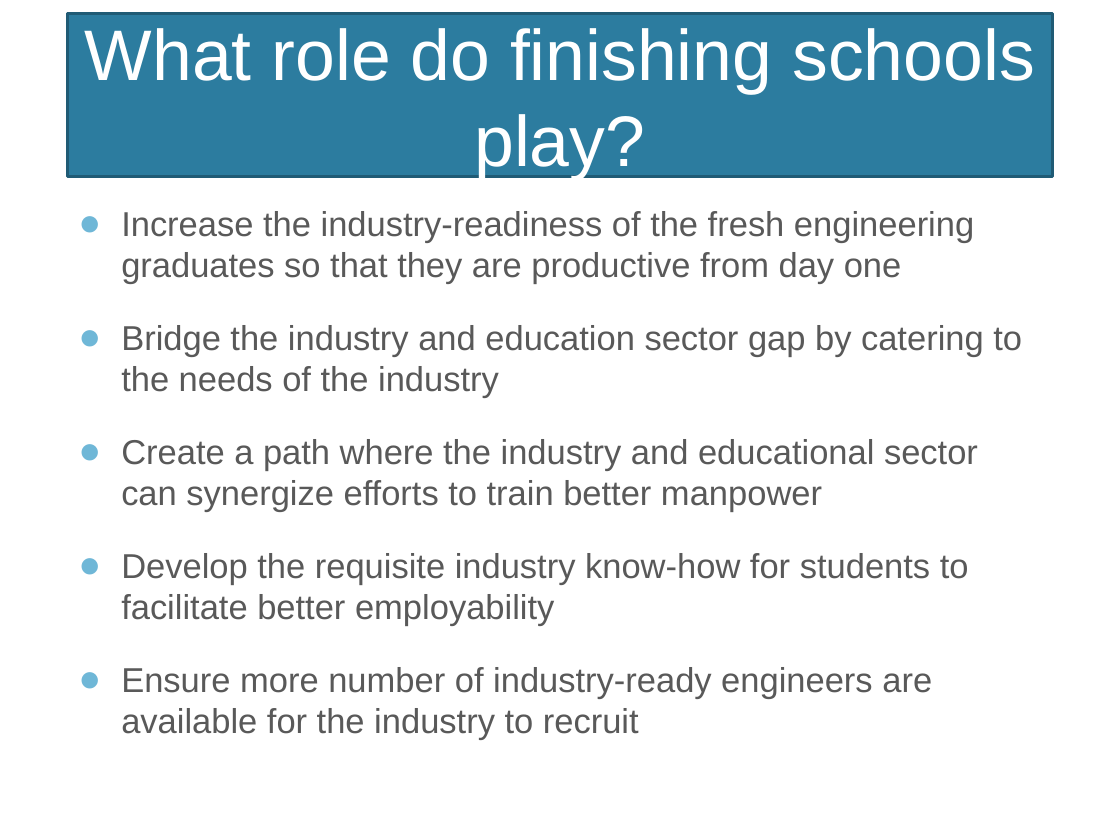
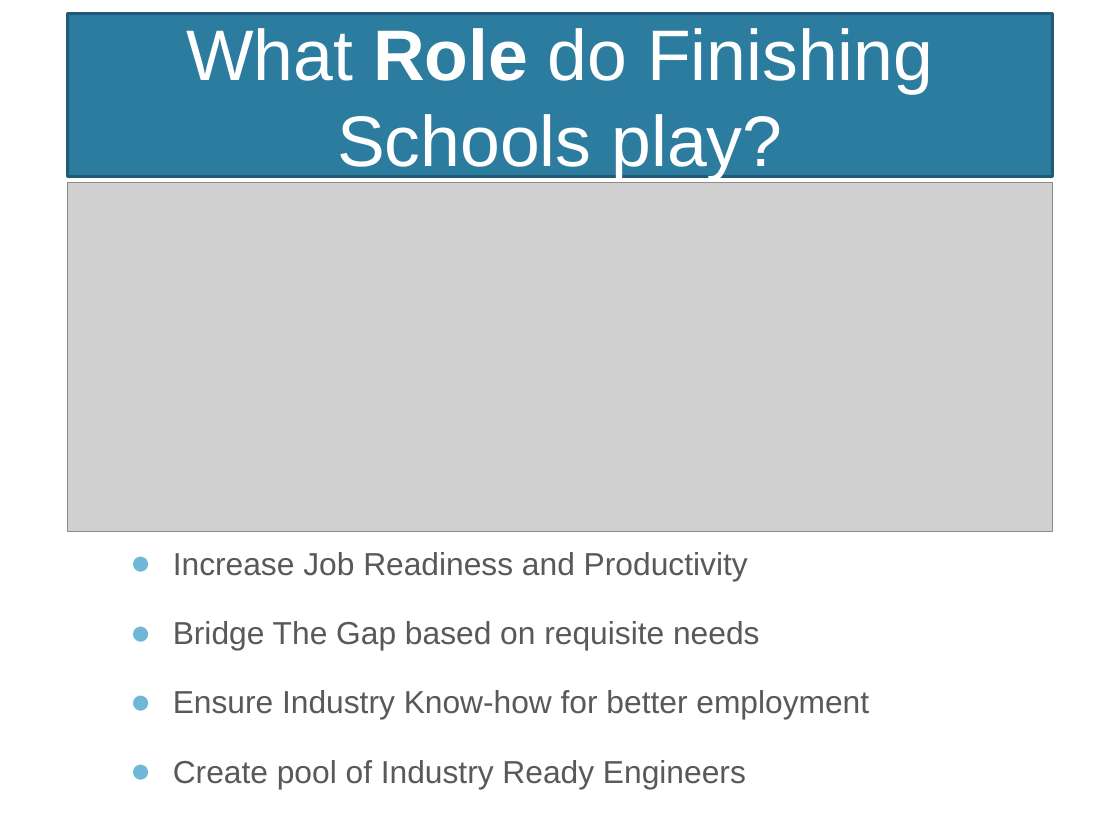
Before and after one commit to NarayanMahadevan/MakeTechEzResources, a slide deck: slide 10 of Documents/MakeTechEzTrainingProgramme.pptx (slide 8 before the commit). Drawn at 1120x840 pixels with LibreOffice and Linux fonts; fonts in the diff are those of the drawing; grey boxes stand for pictures; background and template pictures are left out. Boxes give left, top, right and bottom in pixels: in the first picture for what was removed or moved away, otherwise in the second. Text is boxed around its words. In the diff, an @@ line names an element or a change of style, - is before the commit and + after.

```diff
--- a/Documents/MakeTechEzTrainingProgramme.pptx
+++ b/Documents/MakeTechEzTrainingProgramme.pptx
@@ title at (186,28,933,180): text changed @@
-What role do finishing schools play?
+What Role do Finishing Schools play?
@@ picture added at (67,183,1053,531) @@
@@ text removed at (121,211,1022,740) @@
-● Increase the industry-readiness of the fresh engineering graduates so that they are productive from day one
-● Bridge the industry and education sector gap by catering to the needs of the industry
-● Create a path where the industry and educational sector can synergize efforts to train better manpower
-● Develop the requisite industry know-how for students to facilitate better employability
-● Ensure more number of industry-ready engineers are available for the industry to recruit
@@ text added at (173,552,869,788), 20.4 pt, text #595959 @@
+● Increase Job Readiness and Productivity
+● Bridge The Gap based on requisite needs
+● Ensure Industry Know-how for better employment
+● Create pool of Industry Ready Engineers
```
Also in this commit, not shown: 10 other slides changed, 15 slides added, 7 slides removed, 17 other files.
